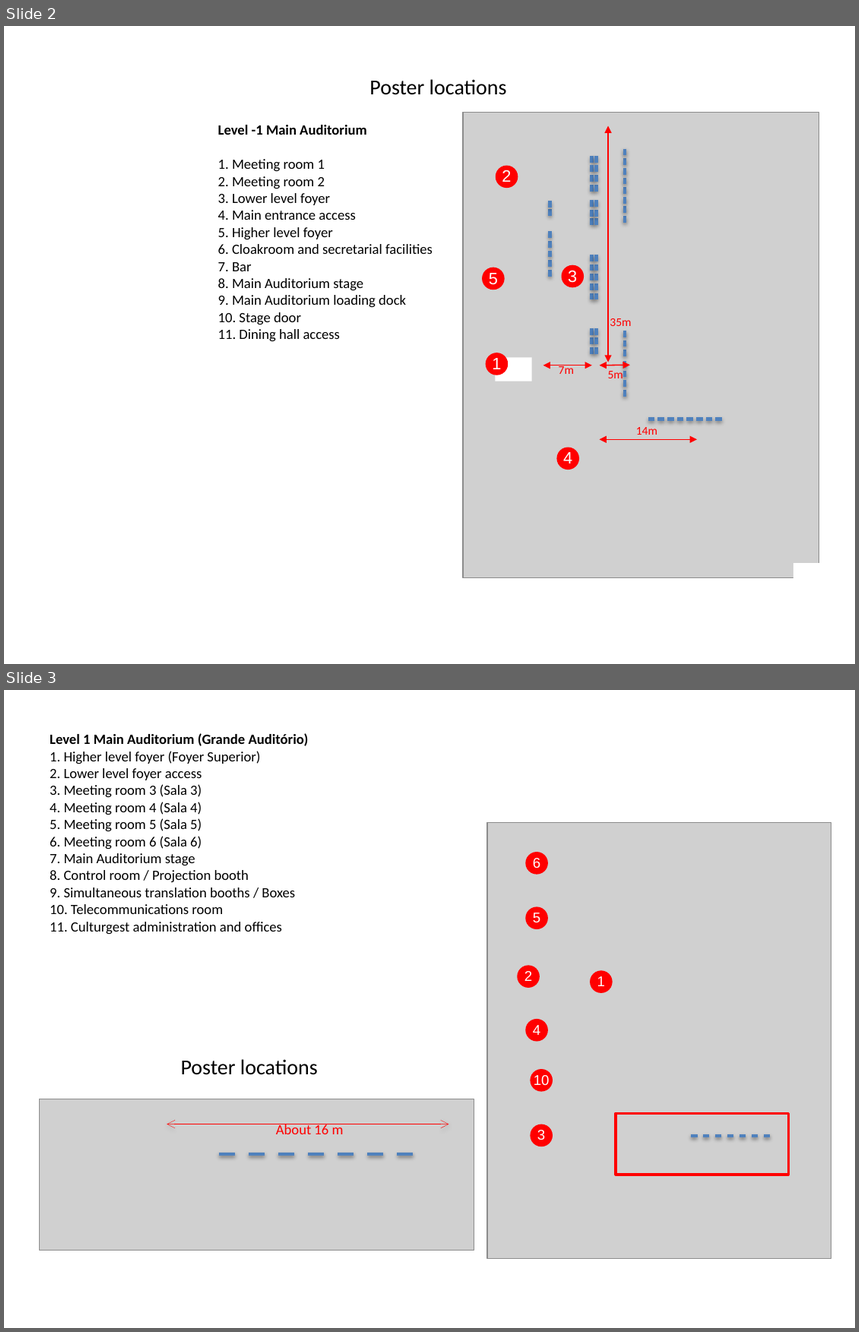
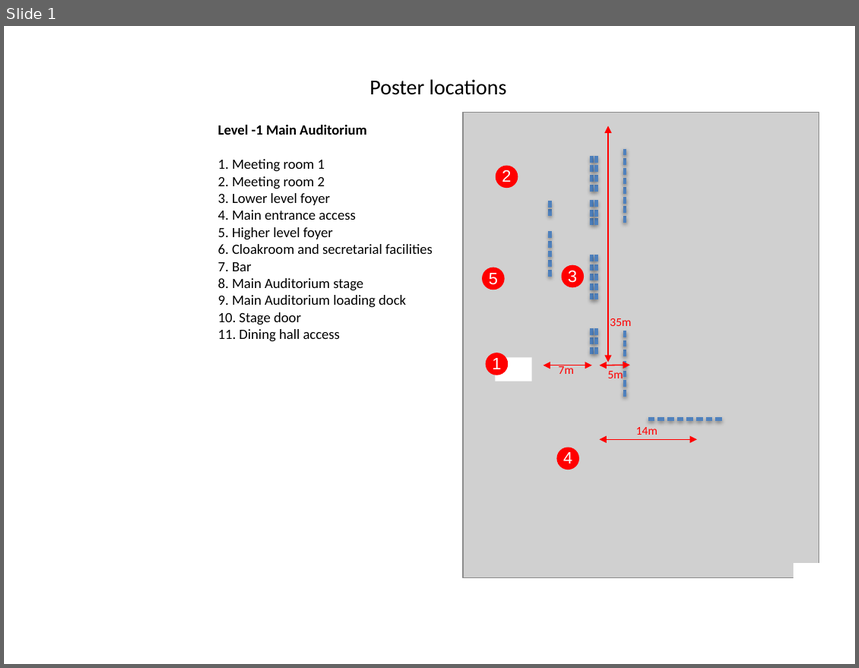
Before and after one commit to fmmb/emnlp2015-handbook, a slide deck: resources/Culturgest-espacos/culturgest-maps.sponsors-and-posters.pptx. Shown one above the other, each under a label of ours: slides 2 and 3 before the commit, slide 1 after it. The pictures are 859x1332 and 859x668 pixels, drawn with LibreOffice and Linux fonts; fonts in the diff are those of the drawing; grey boxes stand for pictures. Boxes give left, top, right and bottom in pixels: in the first picture for what was removed or moved away, otherwise in the second. Text is boxed around its words. In the diff, an @@ line names an element or a change of style, - is before the commit and + after.

```diff
--- a/resources/Culturgest-espacos/culturgest-maps.sponsors-and-posters.pptx
+++ b/resources/Culturgest-espacos/culturgest-maps.sponsors-and-posters.pptx
@@ slide 3 removed at bbox=[4, 690, 855, 1328], background #FFFFFF @@
@@ text removed at bbox=[50, 733, 309, 935] @@
-Level 1 Main Auditorium (Grande Auditório)
-1. Higher level foyer (Foyer Superior)
-2. Lower level foyer access
-3. Meeting room 3 (Sala 3)
-4. Meeting room 4 (Sala 4)
-5. Meeting room 5 (Sala 5)
-6. Meeting room 6 (Sala 6)
-7. Main Auditorium stage
-8. Control room / Projection booth
-9. Simultaneous translation booths / Boxes
-10. Telecommunications room
-11. Culturgest administration and offices
@@ picture removed at bbox=[487, 823, 832, 1258] @@
@@ ellipse removed at bbox=[527, 853, 547, 874] @@
-6
@@ ellipse removed at bbox=[527, 908, 547, 929] @@
-5
@@ ellipse removed at bbox=[518, 967, 538, 987] @@
-2
@@ ellipse removed at bbox=[591, 972, 612, 992] @@
-1
@@ ellipse removed at bbox=[527, 1021, 547, 1040] @@
-4
@@ text removed at bbox=[181, 1059, 318, 1075] @@
-Poster locations
@@ ellipse removed at bbox=[531, 1071, 552, 1091] @@
-10
@@ picture removed at bbox=[39, 1100, 473, 1250] @@
@@ rectangle removed at bbox=[616, 1114, 789, 1175] @@
@@ double arrow removed from (449, 1124) to (167, 1124) @@
@@ text removed at bbox=[276, 1124, 344, 1135] @@
-About 16 m
@@ ellipse removed at bbox=[531, 1125, 552, 1146] @@
-3
@@ group removed at bbox=[691, 1136, 770, 1136]: 7 lines @@
@@ line removed from (235, 1155) to (219, 1155) @@
@@ line removed from (265, 1155) to (249, 1155) @@
@@ line removed from (294, 1155) to (279, 1155) @@
@@ line removed from (324, 1155) to (308, 1155) @@
@@ line removed from (354, 1155) to (338, 1155) @@
@@ line removed from (384, 1155) to (367, 1155) @@
@@ line removed from (413, 1155) to (397, 1155) @@
@@ what was slide 2 is now slide 1 @@
```
Also in this commit, not shown: 1 slide changed, 1 other slide removed.
